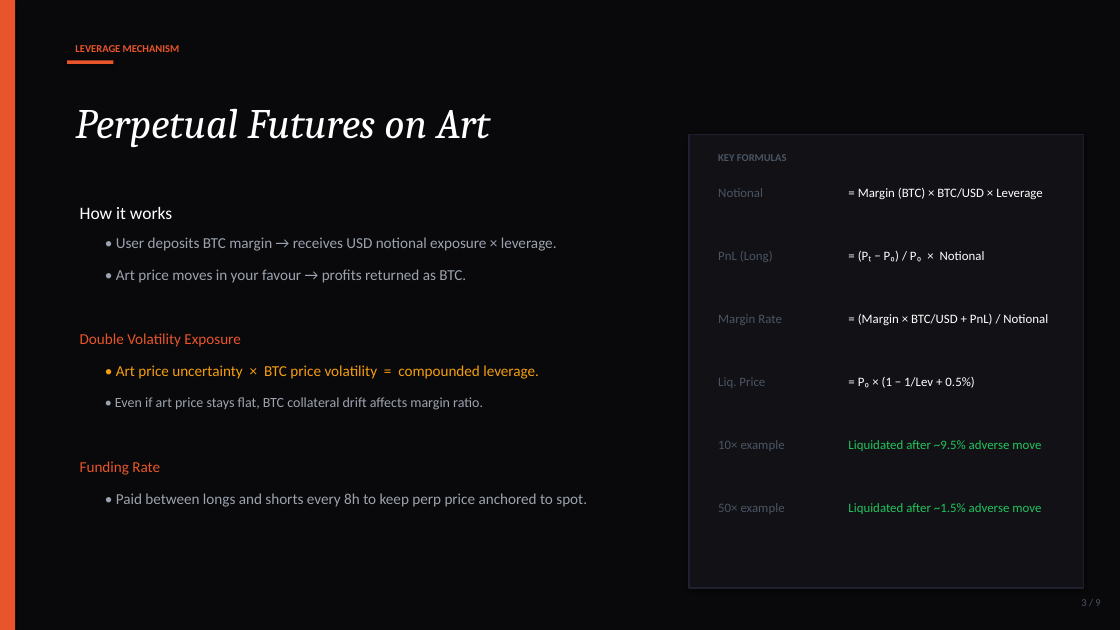
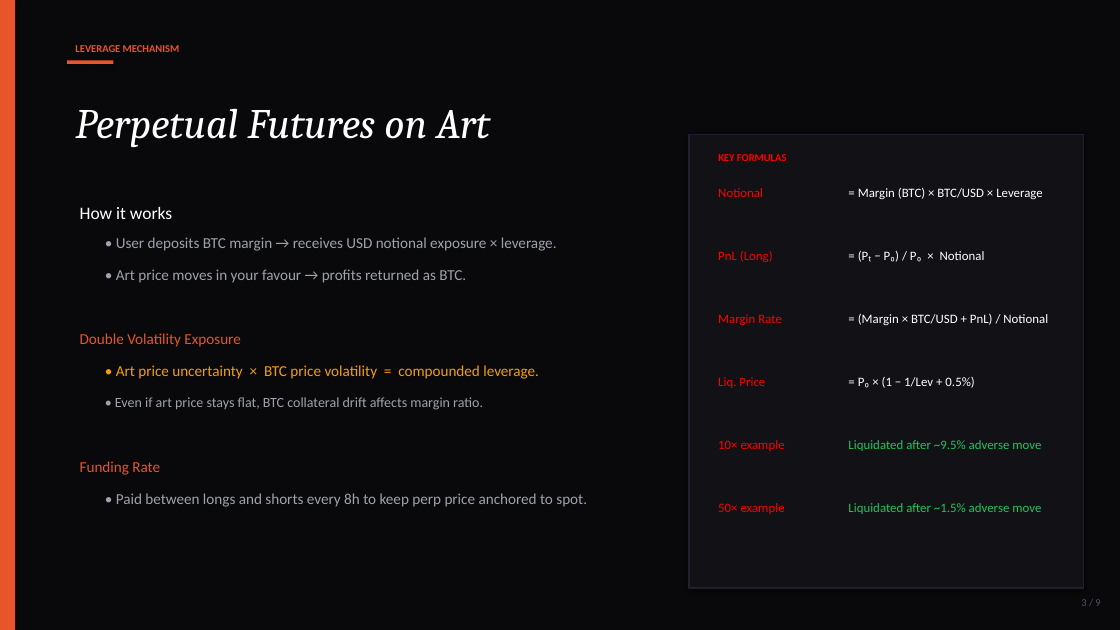
Before and after one commit to JackyHuang75414/Innovation_project_Digital_Art_Paintings, a slide deck: slide 3 of ArtEx_Pitch_Deck.pptx. Drawn at 1120x630 pixels with LibreOffice and Linux fonts; fonts in the diff are those of the drawing. Boxes give left, top, right and bottom in pixels: in the first picture for what was removed or moved away, otherwise in the second. Text is boxed around its words. In the diff, an @@ line names an element or a change of style, - is before the commit and + after.

```diff
--- a/ArtEx_Pitch_Deck.pptx
+++ b/ArtEx_Pitch_Deck.pptx
@@ text colour #4B5563 to #FF0000 in 7 elements at [718,377,765,388], [718,440,785,451], [718,503,785,514], [718,188,763,197], [718,251,773,262], [718,314,782,325], [718,154,787,161] @@
```
Also in this commit, not shown: 1 other slide changed, 1 other file.
